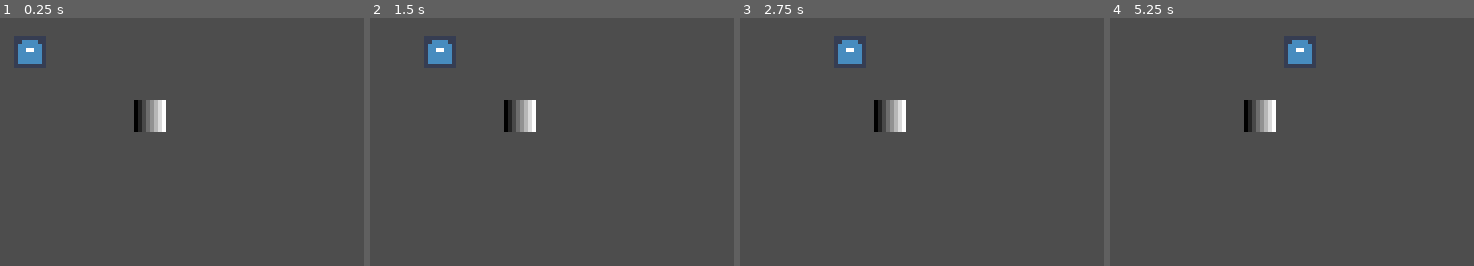
Above: before the commit, frames 1-4 (left to right).
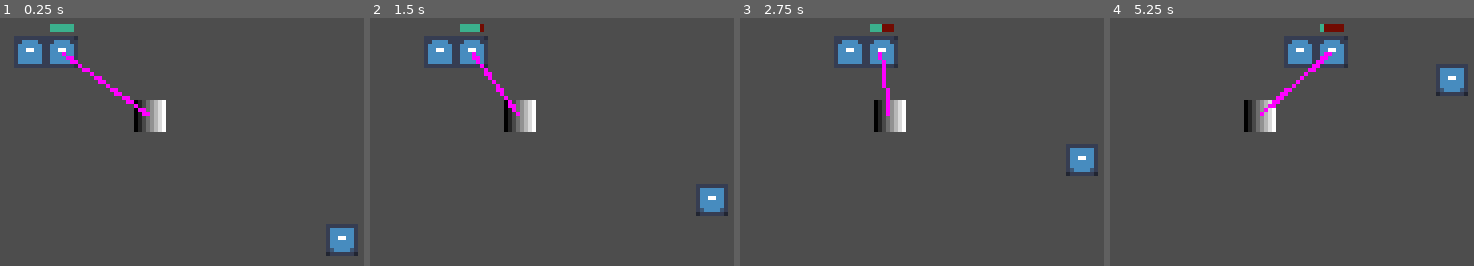
Above: after the commit, the same moments.

Repository: VernalUmbrella/spotkeeper-td
Game: Godot game, scene res://scenes/main/main.tscn
Two runs of this game, one before a commit and one after it. Both use one fixed random seed, a clock stepped at 60 frames per second and the inputs below. The engine's default icon, where the game draws it, is replaced by a stand-in: a white triangle on a blue panel in a dark square.
Inputs:
- Up to frame 1 (0.25 s): no input
- Up to frame 2 (1.5 s): no input
- Up to frame 3 (2.75 s): no input
- Up to frame 4 (5.25 s): no input

The runs differ from the first frame. In frame 1, 1.9% of the frame differs, in the area x 13-99%, y 2-96%; in frame 2, 1.8%; in frame 3, 1.8%; in frame 4, 1.9%.

Commit message:
Add laser tracking for Tower class

Diff:
--- a/scenes/main/main.tscn
+++ b/scenes/main/main.tscn
@@ -31,3 +31,11 @@
 curve = SubResource("Curve2D_dvke0")
 
 [node name="Enemy" parent="Path2D" instance=ExtResource("2_46xer")]
+
+[node name="Enemy2" parent="Path2D" instance=ExtResource("2_46xer")]
+position = Vector2(7.91948, 0)
+progress = 7.9
+
+[node name="Enemy3" parent="Path2D" instance=ExtResource("2_46xer")]
+position = Vector2(80, 48.8011)
+progress = 159.2
--- a/scenes/tower/tower.gd
+++ b/scenes/tower/tower.gd
@@ -12,4 +12,34 @@
 @export var damage_per_second: float
 
 @onready var sprite: Sprite2D = $Sprite
+@onready var range: Area2D = $Range
 @onready var range_shape: CollisionShape2D = $Range/CollisionShape2D
+@onready var laser: Line2D = $Laser
+
+var current_target: Enemy
+
+func _ready() -> void:
+	laser.add_point(Vector2.ZERO)
+	laser.add_point(Vector2.ZERO)
+
+func _process(delta: float) -> void:
+	locate_target()
+	attack(delta)
+
+func locate_target() -> void:
+	var candidates: Array[Enemy]
+	for overlapper: Area2D in range.get_overlapping_areas():
+		var enemy: Enemy = overlapper.get_parent() #TODO: rework to avoid get_parent?
+		if enemy.is_in_group("enemies"):
+			candidates.append(enemy)
+	if not candidates:
+		return
+	current_target = candidates[0] #TODO: get based on path progress
+
+func attack(delta: float) -> void:
+	if not current_target:
+		laser.visible = false
+		return
+	laser.visible = true
+	laser.points[1] = current_target.global_position - global_position
+	current_target.current_health -= (delta * damage_per_second)
--- a/scenes/tower/tower.tscn
+++ b/scenes/tower/tower.tscn
@@ -15,7 +15,7 @@
 [node name="Tower" type="Node2D"]
 script = ExtResource("1_fpuou")
 attack_distance = 2.0
-damage_per_second = 4.0
+damage_per_second = 1.0
 
 [node name="Sprite" type="Sprite2D" parent="."]
 texture = SubResource("GradientTexture2D_6h8kg")
@@ -24,3 +24,8 @@
 
 [node name="CollisionShape2D" type="CollisionShape2D" parent="Range"]
 shape = SubResource("RectangleShape2D_w502h")
+
+[node name="Laser" type="Line2D" parent="."]
+z_index = 1
+width = 1.0
+default_color = Color(1, 0, 1, 1)
